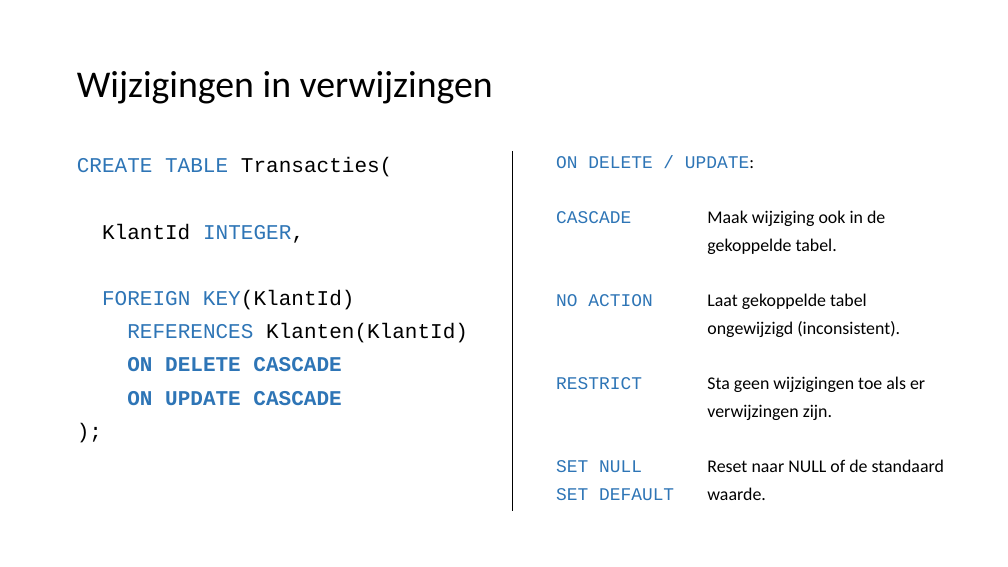
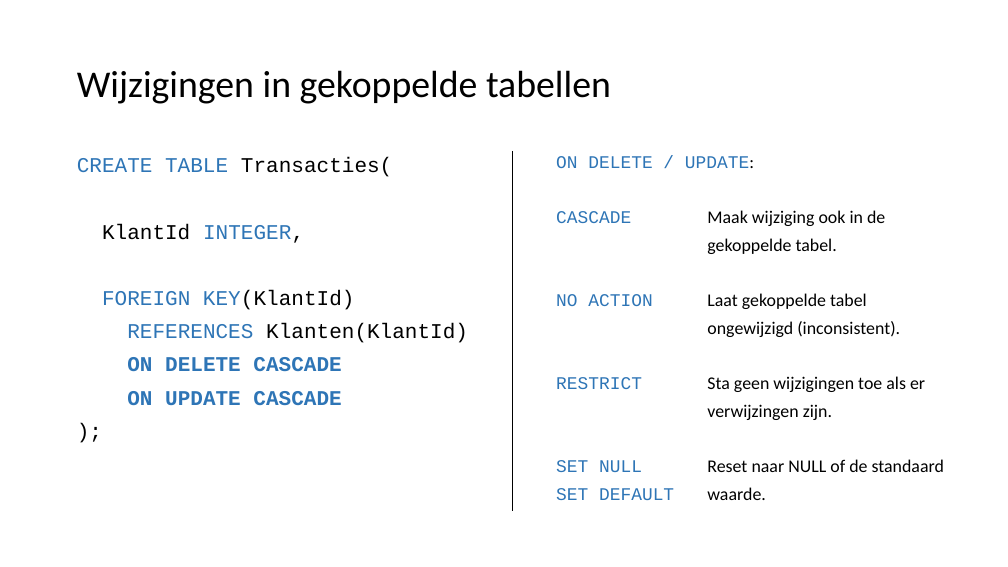
Before and after one commit to LFKoning/knowledge-sharing, a slide deck: slide 34 of sql_course_2p/2_database_design/2_database_design.pptx. Drawn at 1008x567 pixels with LibreOffice and Linux fonts; fonts in the diff are those of the drawing. Boxes give left, top, right and bottom in pixels: in the first picture for what was removed or moved away, otherwise in the second. Text is boxed around its words. In the diff, an @@ line names an element or a change of style, - is before the commit and + after.

```diff
--- a/sql_course_2p/2_database_design/2_database_design.pptx
+++ b/sql_course_2p/2_database_design/2_database_design.pptx
@@ title at (77,70,611,104): text changed @@
-Wijzigingen in verwijzingen
+Wijzigingen in gekoppelde tabellen
```
Also in this commit, not shown: 17 other slides changed, 5 other files.
